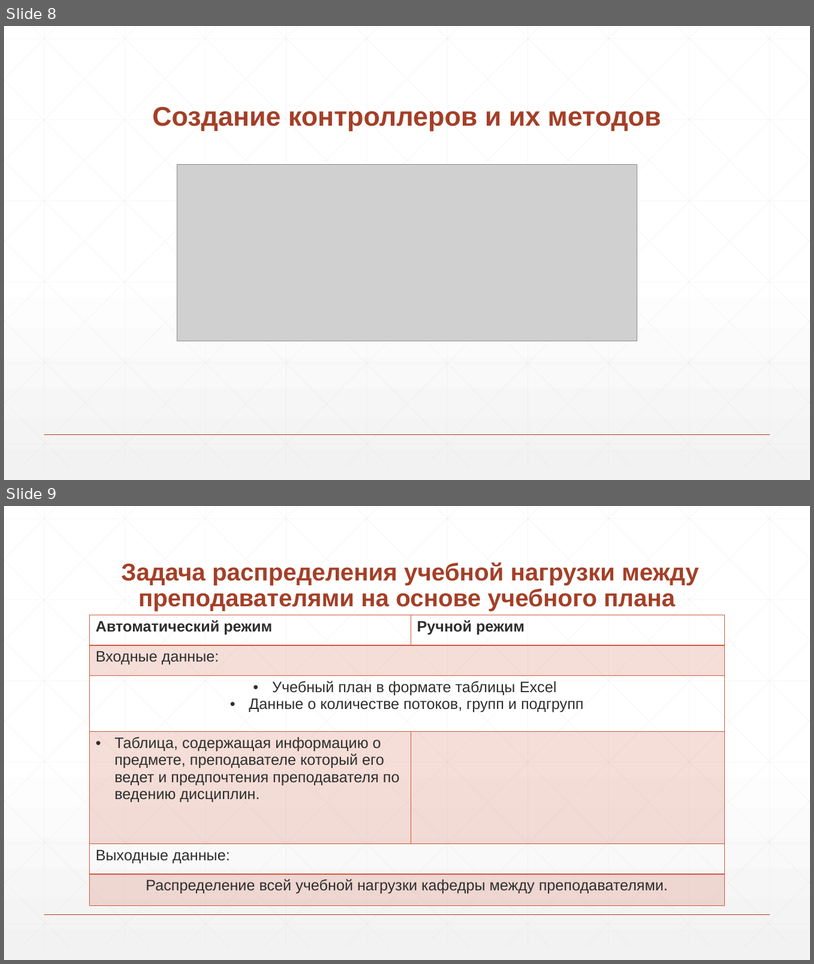
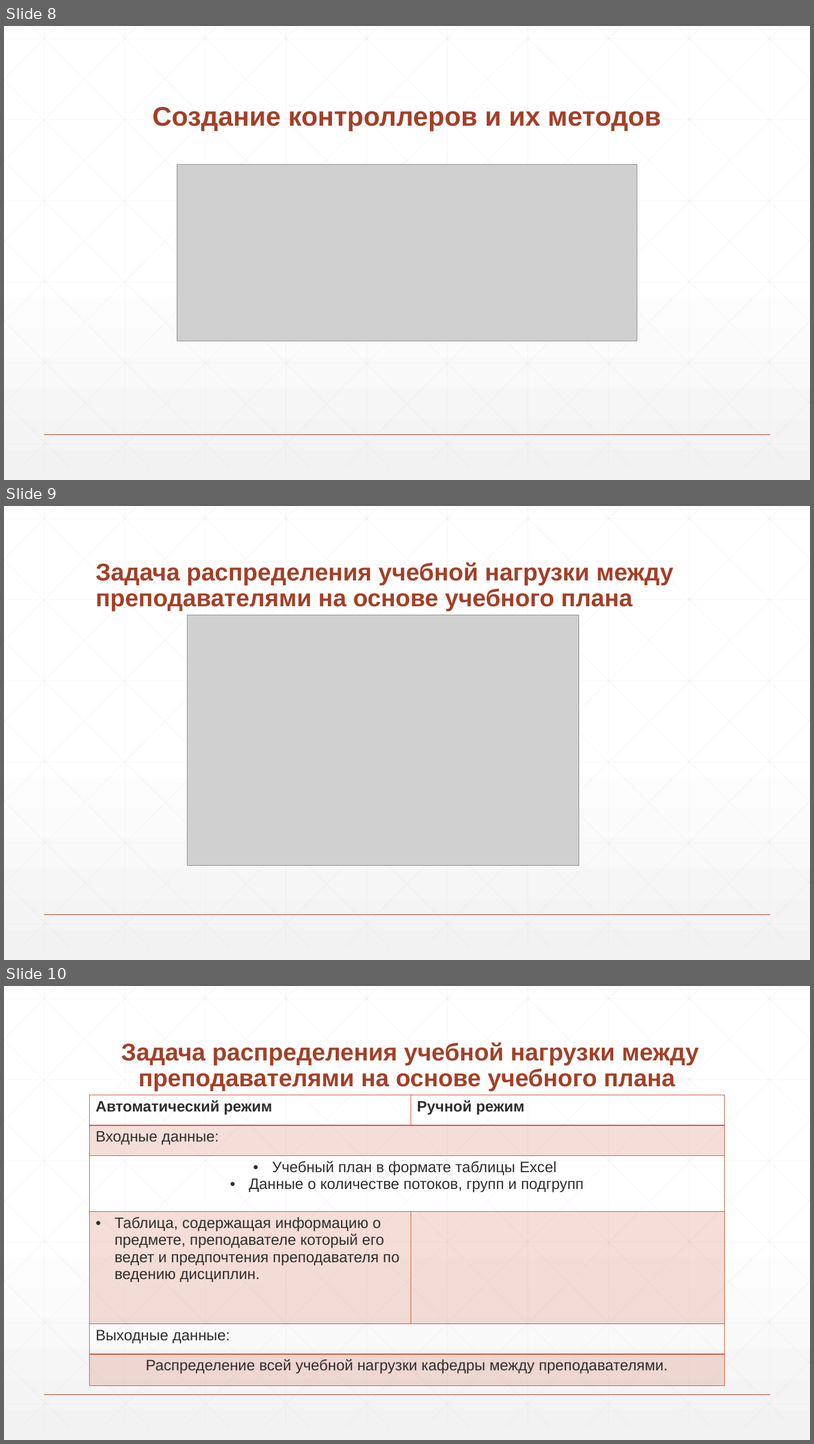
Before and after one commit to DanilaShushkanov/Site22, a slide deck: Диплом_през.pptx. Shown one above the other, each under a label of ours: slides 8 and 9 before the commit, slides 8, 9 and 10 after it. The pictures are 814x964 and 814x1444 pixels, drawn with LibreOffice and Linux fonts; fonts in the diff are those of the drawing; grey boxes stand for pictures. Boxes give left, top, right and bottom in pixels: in the first picture for what was removed or moved away, otherwise in the second. Text is boxed around its words. In the diff, an @@ line names an element or a change of style, - is before the commit and + after.

```diff
--- a/Диплом_през.pptx
+++ b/Диплом_през.pptx
@@ slide 9 added at [4, 506, 810, 960], background gradient #FFFFFF to #F2F2F2; not listed: 47 template elements that a slide beside it also shows @@
@@ title added at [96, 562, 674, 611], 28.8 pt, text #A43F27, bold @@
+Задача распределения учебной нагрузки между преподавателями на основе учебного плана
@@ picture added at [188, 615, 579, 865] @@
@@ what was slide 9 is now slide 10 @@
```
Also in this commit, not shown: 2 slides changed, 1 other slide added, 6 other files.
